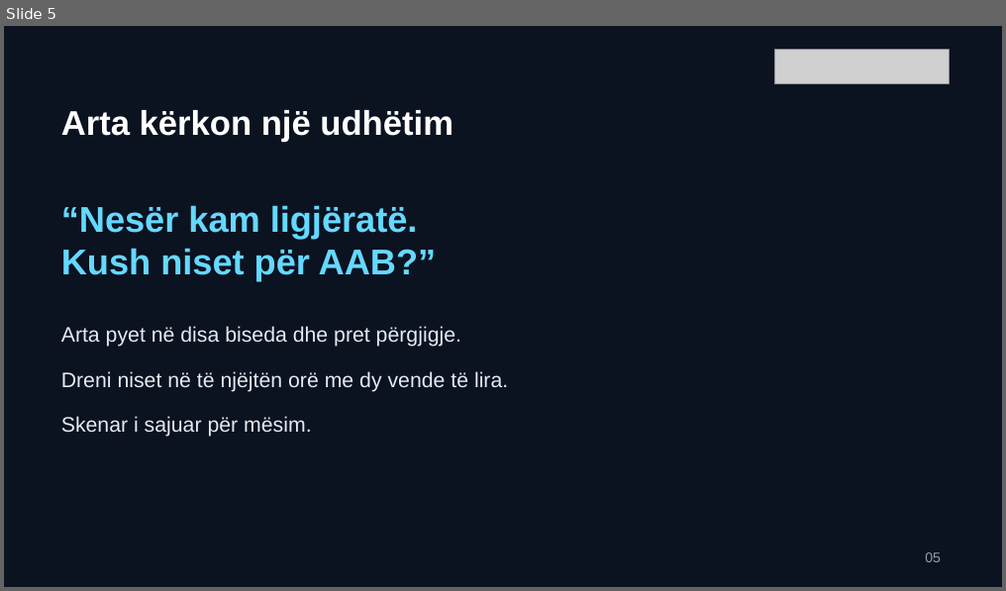
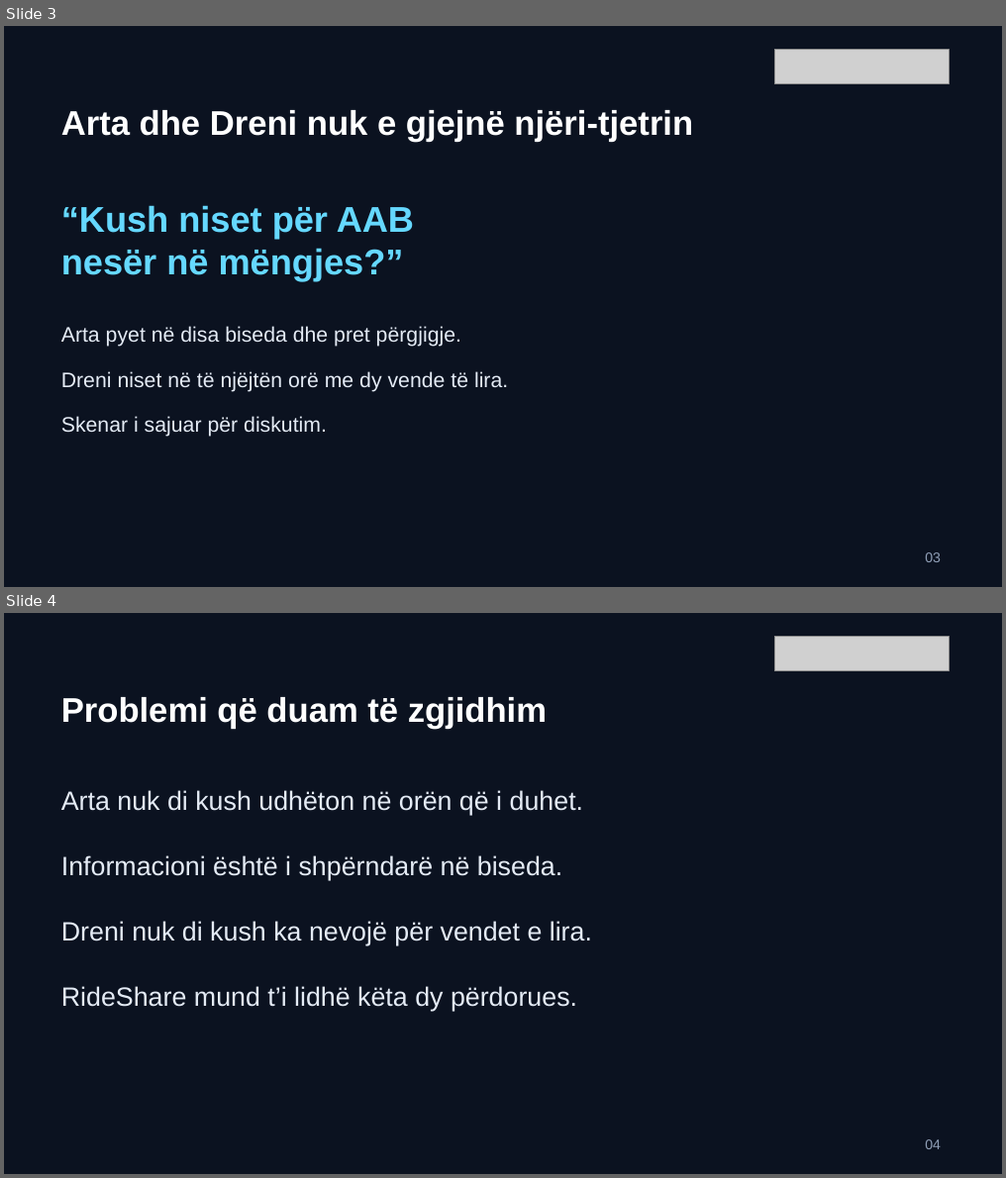
Before and after one commit to arbenl/arbenl.github.io, a slide deck: lendet/2026-2027/mobile/lectures/ligjerata-02-rideshare-ideja-mvp-2026.pptx. Shown one above the other, each under a label of ours: slide 5 before the commit, slides 3 and 4 after it. The pictures are 1006x591 and 1006x1178 pixels, drawn with LibreOffice and Linux fonts; fonts in the diff are those of the drawing; grey boxes stand for pictures. Boxes give left, top, right and bottom in pixels: in the first picture for what was removed or moved away, otherwise in the second. Text is boxed around its words. In the diff, an @@ line names an element or a change of style, - is before the commit and + after.

Commit message:
Separate week two lecture reasoning from guided RideShare lab (#19)

```diff
--- a/lendet/2026-2027/mobile/lectures/ligjerata-02-rideshare-ideja-mvp-2026.pptx
+++ b/lendet/2026-2027/mobile/lectures/ligjerata-02-rideshare-ideja-mvp-2026.pptx
@@ slide 4 added at (x1=4, y1=613, x2=1002, y2=1174), background #0B1220 @@
@@ picture added at (x1=774, y1=636, x2=948, y2=670) @@
@@ text added at (x1=61, y1=697, x2=547, y2=729), 33 pt, text #FFFFFF, bold @@
+Problemi që duam të zgjidhim
@@ text added at (x1=61, y1=790, x2=583, y2=815), 25.5 pt, text #E4EBF5 @@
+Arta nuk di kush udhëton në orën që i duhet.
@@ text added at (x1=61, y1=856, x2=562, y2=880), 25.5 pt, text #E4EBF5 @@
+Informacioni është i shpërndarë në biseda.
@@ text added at (x1=61, y1=921, x2=592, y2=946), 25.5 pt, text #E4EBF5 @@
+Dreni nuk di kush ka nevojë për vendet e lira.
@@ text added at (x1=61, y1=986, x2=577, y2=1011), 25.5 pt, text #E4EBF5 @@
+RideShare mund t’i lidhë këta dy përdorues.
@@ text added at (x1=925, y1=1140, x2=941, y2=1150), 13.5 pt, text #91A0B8 @@
+04
@@ what was slide 5 is now slide 3 @@
@@ slide 3 changed as well @@
@@ text at (x1=61, y1=110, x2=693, y2=142): text changed @@
-Arta kërkon një udhëtim
+Arta dhe Dreni nuk e gjejnë njëri-tjetrin
@@ text at (x1=61, y1=205, x2=414, y2=281): text changed @@
-“Nesër kam ligjëratë.
-Kush niset për AAB?”
+“Kush niset për AAB
+nesër në mëngjes?”
@@ text at (x1=61, y1=416, x2=327, y2=437): text changed @@
-Skenar i sajuar për mësim.
+Skenar i sajuar për diskutim.
@@ text at (x1=925, y1=553, x2=941, y2=563): text changed @@
-05
+03
```
Also in this commit, not shown: 5 other slides changed, 15 other slides added, 20 slides removed, 15 other files.
